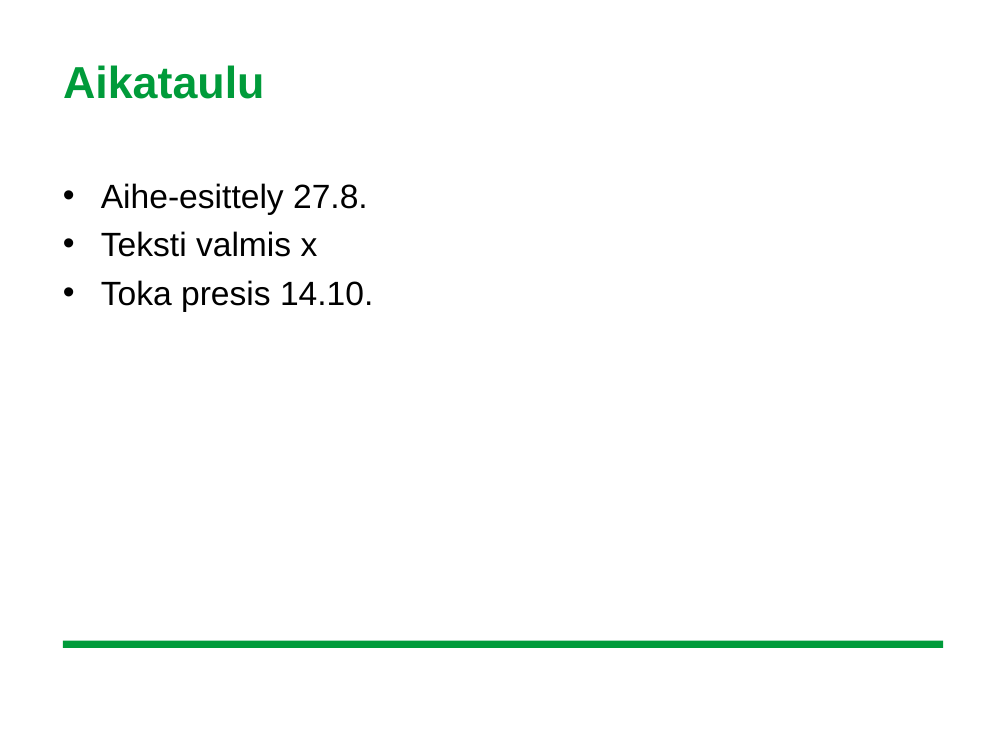
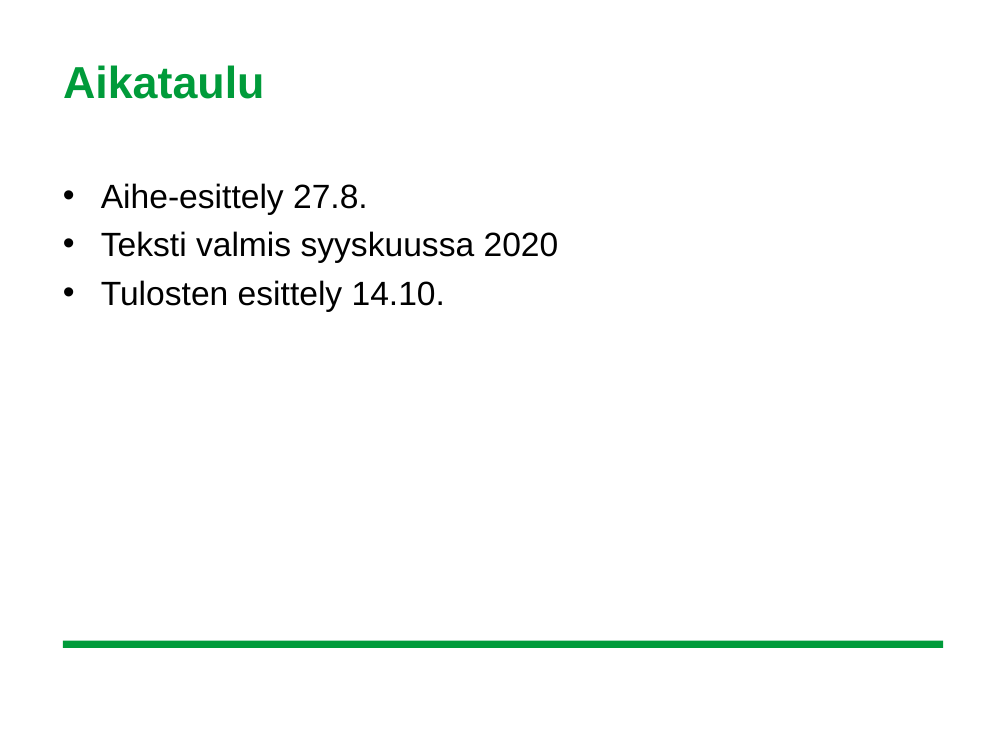
Before and after one commit to leevirontySF/BSC_thesis, a slide deck: slide 15 of aihepresis.ppt (slide 10 before the commit). Drawn at 1008x756 pixels with LibreOffice and Linux fonts; fonts in the diff are those of the drawing; background and template pictures are left out. Boxes give left, top, right and bottom in pixels: in the first picture for what was removed or moved away, otherwise in the second. Text is boxed around its words. In the diff, an @@ line names an element or a change of style, - is before the commit and + after.

```diff
--- a/aihepresis.ppt
+++ b/aihepresis.ppt
@@ text at <box>101,231,559,312</box>: text changed @@
-• Teksti valmis x
-• Toka presis 14.10.
+• Teksti valmis syyskuussa 2020
+• Tulosten esittely 14.10.
```
Also in this commit, not shown: 7 other slides changed, 7 slides added, 2 slides removed.
